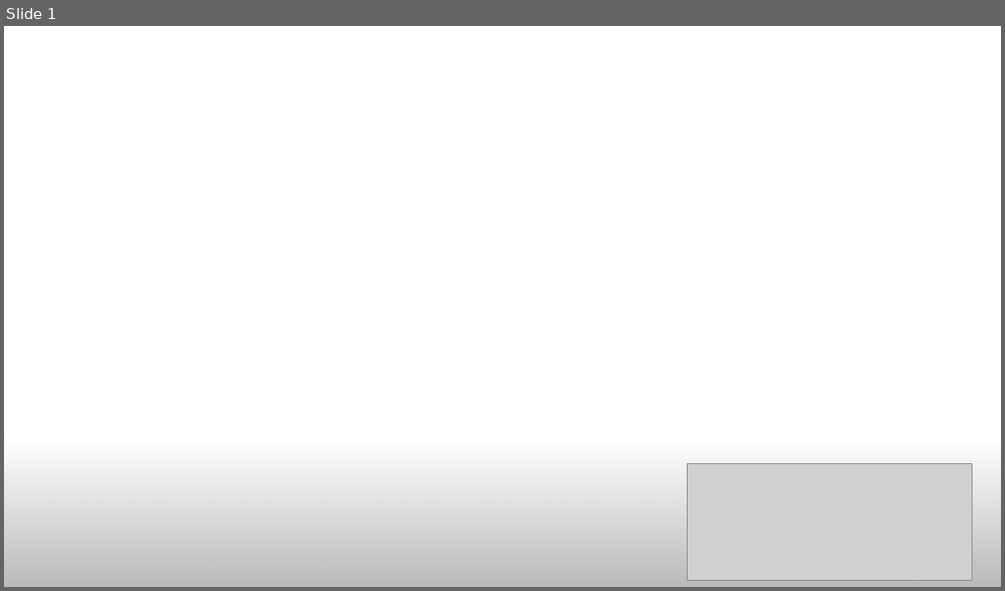
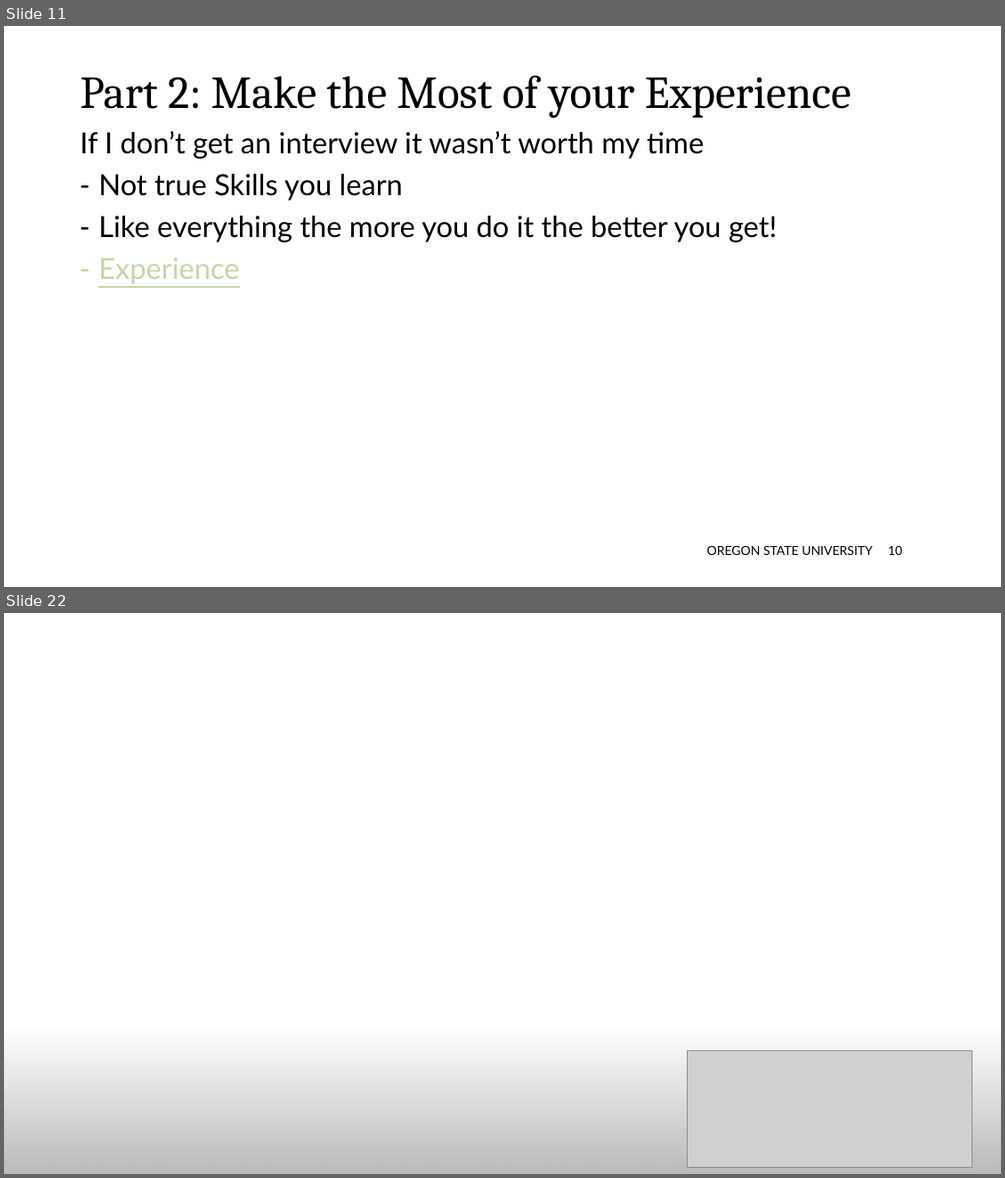
Before and after one commit to davicx/david, a slide deck: career/Career- 2022/OSU- COB Instructor/OSU- Career.pptx. Shown one above the other, each under a label of ours: slide 1 before the commit, slides 11 and 22 after it; the slides between them are not shown. The pictures are 1005x591 and 1005x1178 pixels, drawn with LibreOffice and Linux fonts; fonts in the diff are those of the drawing; grey boxes stand for pictures. Boxes give left, top, right and bottom in pixels: in the first picture for what was removed or moved away, otherwise in the second. Text is boxed around its words. In the diff, an @@ line names an element or a change of style, - is before the commit and + after.

```diff
--- a/career/Career- 2022/OSU- COB Instructor/OSU- Career.pptx
+++ b/career/Career- 2022/OSU- COB Instructor/OSU- Career.pptx
@@ slide 11 added at <box>4,26,1001,587</box>, background #FFFFFF @@
@@ title added at <box>80,75,851,118</box>, 44 pt, text #000000 @@
+Part 2: Make the Most of your Experience
@@ text added at <box>80,131,777,284</box>, 28 pt, text #000000 @@
+If I don’t get an interview it wasn’t worth my time
+– Not true Skills you learn
+– Like everything the more you do it the better you get!
+– Experience
@@ text added at <box>707,546,873,555</box>, 12 pt, text #000000 @@
+OREGON STATE UNIVERSITY
@@ page number added at <box>888,546,902,555</box>, 12 pt, text #000000 @@
+10
@@ what was slide 1 is now slide 22 @@
```
Also in this commit, not shown: 3 slides changed, 19 other slides added, 2 slides removed, 2 other files.
